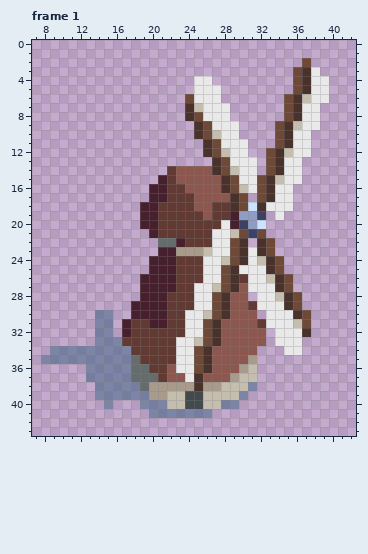
Pixel-art file: assets_src/image/decoration/unit/windmill.ase. The picture above was drawn from the file before the commit.
141x95 pixels, 1 frame. Shown: frame 1: x 7..42, y 0..43. The old version is drawn lined up with the new one, on the new canvas. The commit also changed other frames, which this record leaves out.
After the commit:
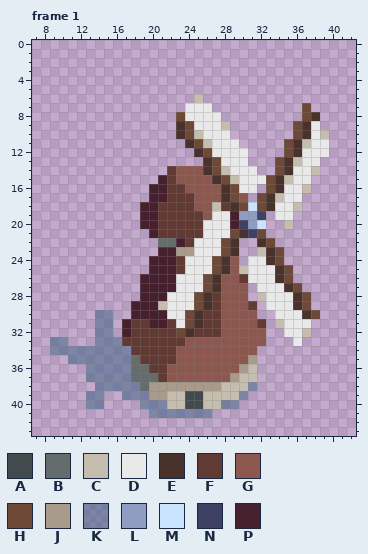
Palette (. is transparent): A #434a4d  B #656c6c  C #c5beaf  D #e9e9e9  E #49322b  F #623a34  G #8c574f  H #6e4938  J #a89b8c  K #34608080  L #8f9dc2  M #cae4ff  N #3d4265  P #47202e
The exact change:
canvas 141x95 -> 56x55, the old top-left corner now at -42,-38 (the part of the old canvas that was cut away was empty and is not shown)
Changed rows in their new state; - is an unchanged pixel.
Frame 1:
first column x 8:
 2 -----------------------------.--
 3 ----------------------------...-
 4 -----------------..---------....
 5 -----------------...--------....
 6 ----------------.C..-------.....
 7 ----------------DD-..------..H.-
 8 ---------------HDD--.------..HE-
 9 ---------------EHDD-C.----..HE--
10 ---------------EHCDD-.----..HEDC
11 ----------------EHCD--.---.HECDD
12 -----------------EHDD----..HE-DD
13 ------------------EHD--.-.HECDD-
14 ------------------EHCD---.HE-DC-
15 -------------------EHC--DHEC-D--
16 ----------------------D-.HE-DC--
17 --------------------EHG---C-D---
18 -------------------C----HE--C---
19 -------------------DD------D----
20 ------------------DD-------C----
21 ------------------D--HE---------
22 -----------------DD-HE.---------
23 -----------------DD-HE..CEH-----
24 ----------------DD-HEG.-D-------
25 ----------------DD-HEGC--DEH----
26 ---------------DDDHEGG---D------
27 ---------------DD-HEGG-.--DEH---
28 --------------DDDHEFG---C-DDEH--
29 -------------CDDDHEFG---.--DEH--
30 --------------DDHEFFG----.--DEH-
31 ---------------DHEFF-----.C-DD--
32 ---------------HEFFF------.--C--
33 -KK------------FGGGG------..----
34 ---------------GGGG--------..---
35 ...------------GGGG-------------
36 ---------------GGGG-------------
37 ----------------GG--------------
38 -----------------J--------------
39 -----K-..-----------------------
40 -----KK.------------------------
Boxes around the changes in both pictures, in picture pixels (x1, y1, x2, y2):
changed: (158, 58, 329, 391)
changed: (41, 337, 68, 364)
changed: (86, 391, 122, 409)
